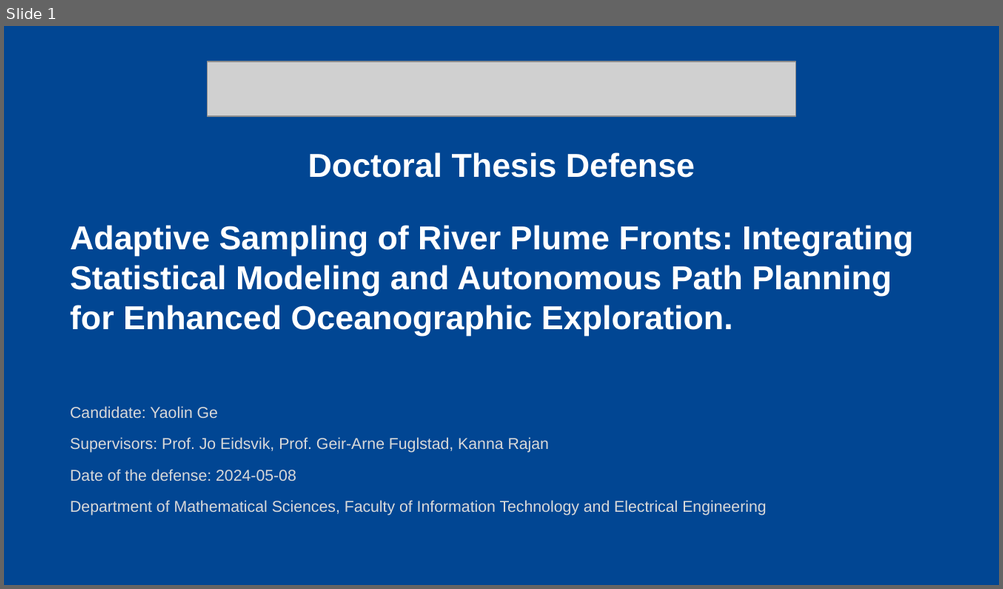
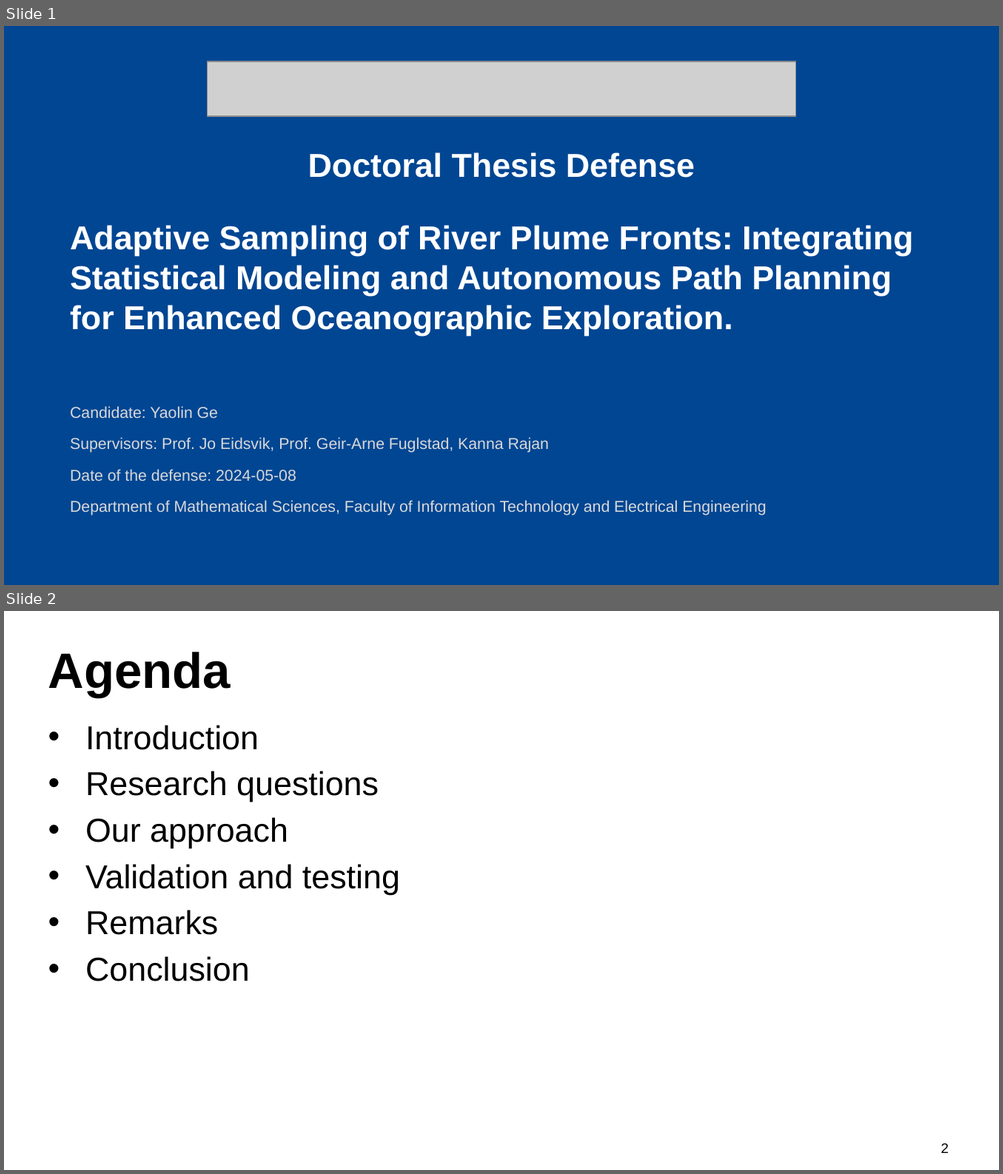
Before and after one commit to YaolinGe/THESIS, a slide deck: presentation/slides/phd.pptx. Shown one above the other, each under a label of ours: slide 1 before the commit, slides 1 and 2 after it. The pictures are 1003x589 and 1003x1174 pixels, drawn with LibreOffice and Linux fonts; fonts in the diff are those of the drawing; grey boxes stand for pictures; background and template pictures are left out. Boxes give left, top, right and bottom in pixels: in the first picture for what was removed or moved away, otherwise in the second. Text is boxed around its words. In the diff, an @@ line names an element or a change of style, - is before the commit and + after.

```diff
--- a/presentation/slides/phd.pptx
+++ b/presentation/slides/phd.pptx
@@ slide 2 added at [4, 611, 999, 1170], background #FFFFFF @@
@@ title added at [48, 652, 230, 697], 36 pt, text #000000, bold @@
+Agenda
@@ text added at [85, 725, 400, 982], 24 pt, text #000000 @@
+• Introduction
+• Research questions
+• Our approach
+• Validation and testing
+• Remarks
+• Conclusion
@@ page number added at [941, 1144, 948, 1153], 10 pt, text #000000 @@
+2
```
Also in this commit, not shown: 2 other slides added, 6 other files.
